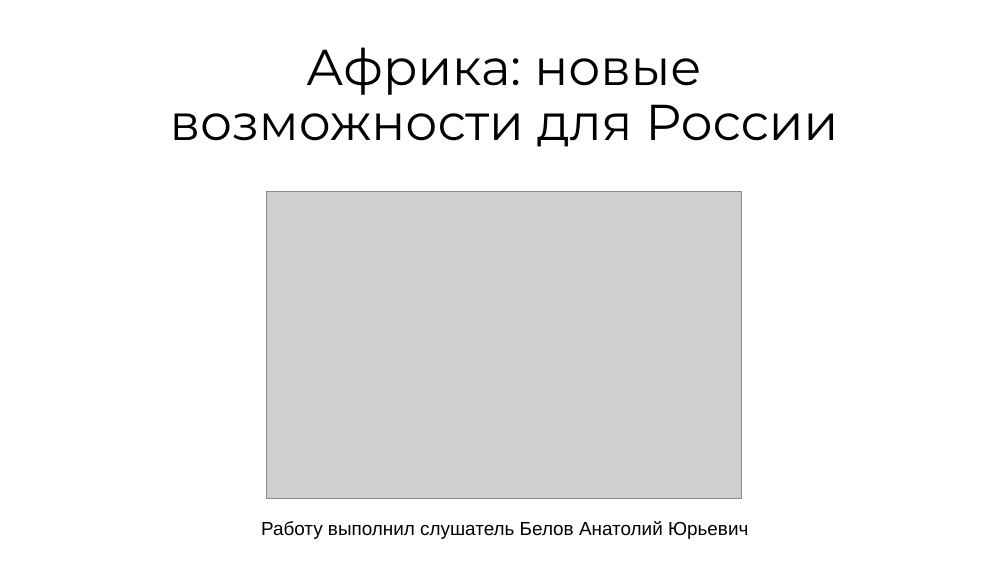
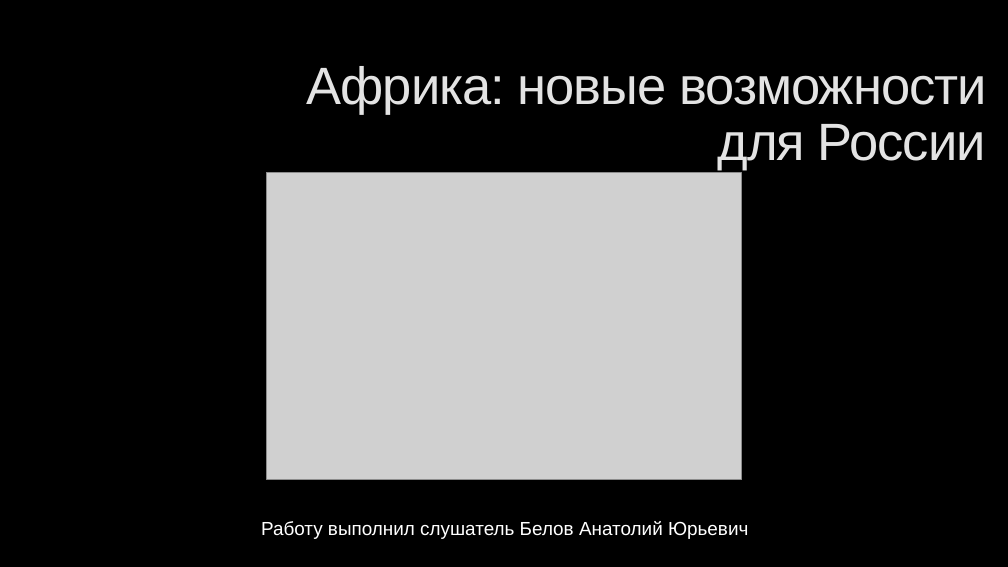
Before and after one commit to belov-anatoly/afrique, a slide deck: slide 1 of Африка_презентация.pptx. Drawn at 1008x567 pixels with LibreOffice and Linux fonts; fonts in the diff are those of the drawing; grey boxes stand for pictures; background and template pictures are left out. Boxes give left, top, right and bottom in pixels: in the first picture for what was removed or moved away, otherwise in the second. Text is boxed around its words. In the diff, an @@ line names an element or a change of style, - is before the commit and + after.

```diff
--- a/Африка_презентация.pptx
+++ b/Африка_презентация.pptx
@@ background #FFFFFF to picture (left out) @@
@@ title "Африка: новые возможности для России": place and size @@
-title "Африка: новые возможности для России" at [170,47,838,147]
+title "Африка: новые возможности для России" at [306,66,987,171]
@@ title "Африка: новые возможности для России" at [306,66,987,171]: size 48 to 50 pt, font Montserrat to Arial, text colour #000000 to gradient #969696 to #E3E3E3 to #FFFFFF, letter spacing 0 to -1 pt; alignment centre to right; vertical alignment bottom to top @@
@@ picture: place and size @@
-picture at [267,191,742,498]
+picture at [267,172,742,479]
@@ text "Работу выполнил слушатель Белов Анатолий ..." at [261,521,748,539]: text colour #000000 to #FFFFFF @@
```
Also in this commit, not shown: 17 other slides changed, 1 slide added.
